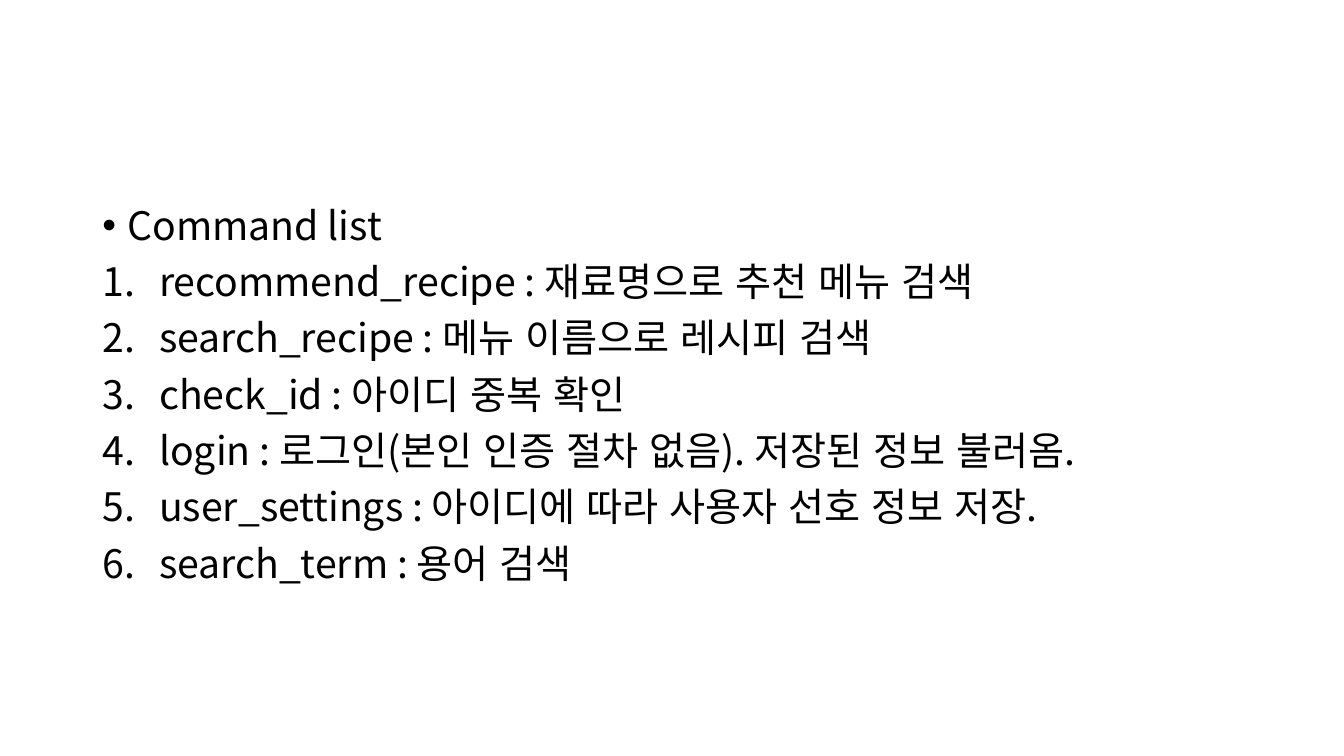
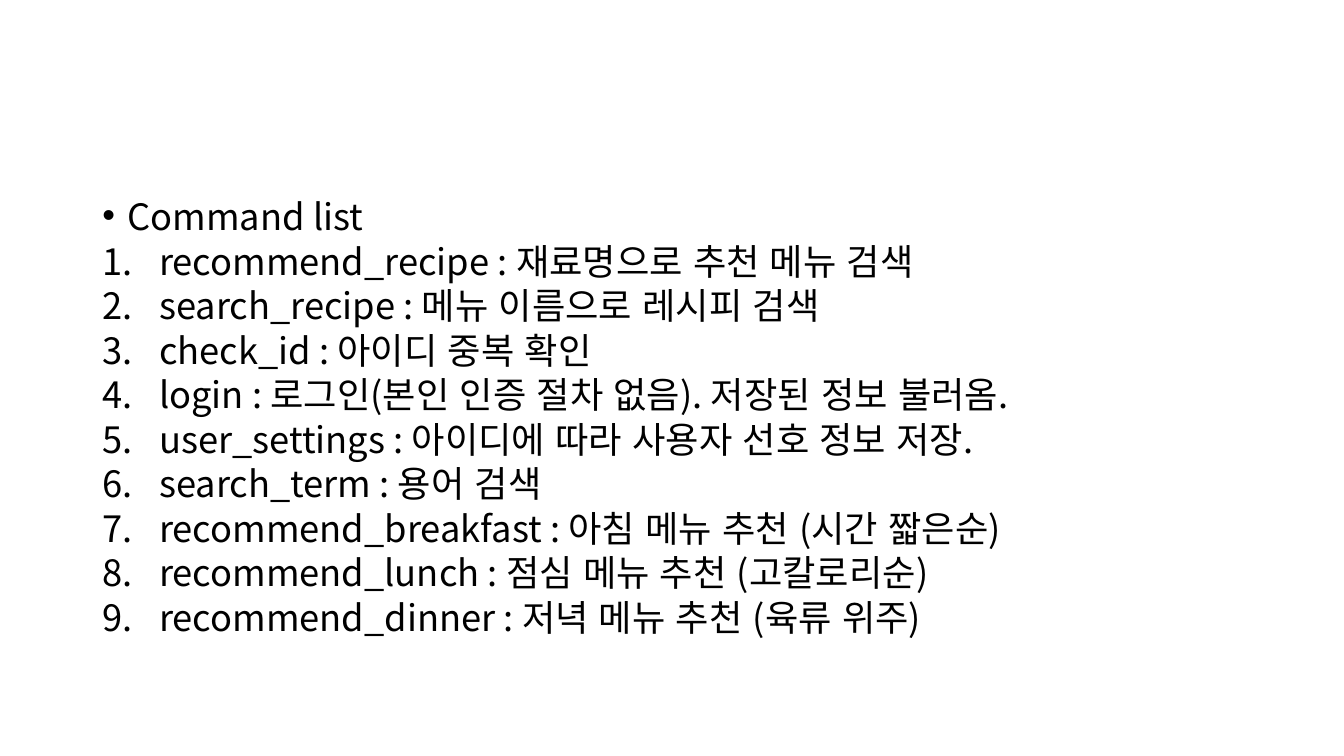
Before and after one commit to csy9608/capstone_chatbot, a slide deck: slide 3 of 설계도.pptx. Drawn at 1344x756 pixels with LibreOffice and Linux fonts; fonts in the diff are those of the drawing. Boxes give left, top, right and bottom in pixels: in the first picture for what was removed or moved away, otherwise in the second. Text is boxed around its words. In the diff, an @@ line names an element or a change of style, - is before the commit and + after.

```diff
--- a/설계도.pptx
+++ b/설계도.pptx
@@ text at bbox=[128, 201, 1008, 502]: size 28 to 25.9 pt in "Command list", "recommend_recipe : 재료명으로 추천 메뉴 검색", "search_recipe : 메뉴 이름으로 레시피 검색", "check_id : 아이디 중복 확인" and 3 more places; line spacing 0.9 to 0.7 @@
@@ text at bbox=[159, 512, 1000, 638]: paragraphs added @@
+7. recommend_breakfast : 아침 메뉴 추천 (시간 짧은순)
+8. recommend_lunch : 점심 메뉴 추천 (고칼로리순)
+9. recommend_dinner : 저녁 메뉴 추천 (육류 위주)
```
Also in this commit, not shown: 2 other files.
